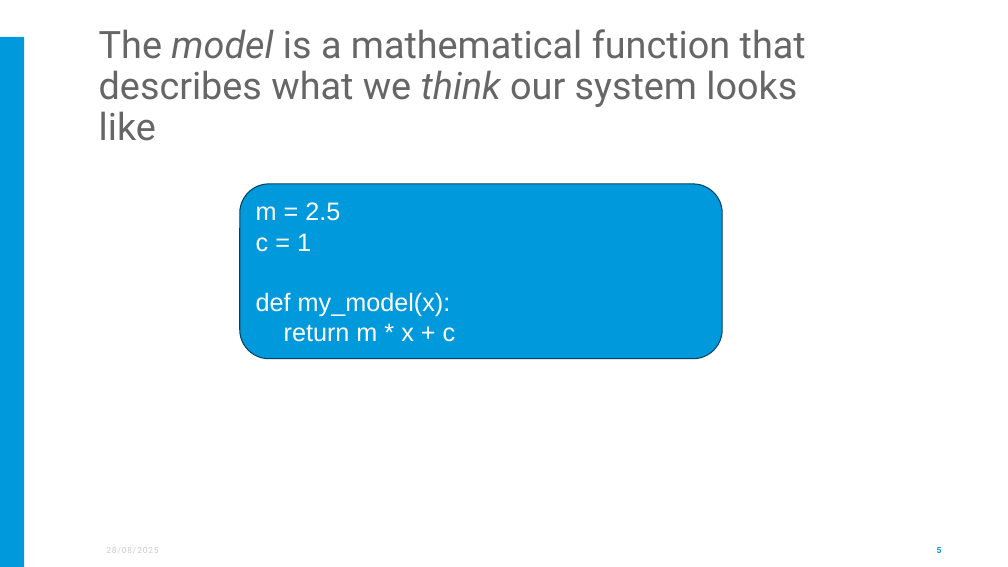
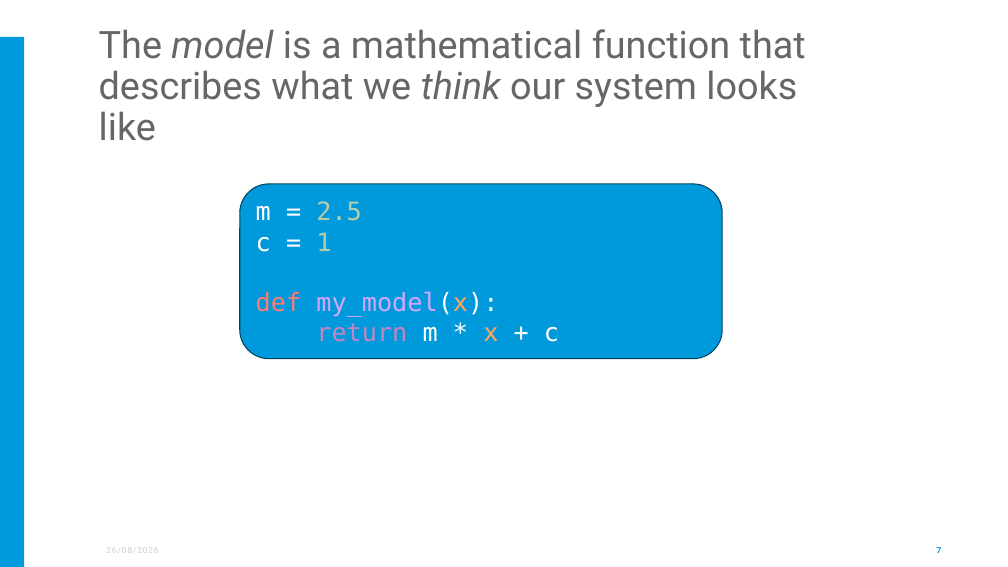
Before and after one commit to ess-dmsc-dram/dmsc-school, a slide deck: slide 7 of resources/Analysis_presentation.pptx (slide 5 before the commit). Drawn at 1008x567 pixels with LibreOffice and Linux fonts; fonts in the diff are those of the drawing; background and template pictures are left out. Boxes give left, top, right and bottom in pixels: in the first picture for what was removed or moved away, otherwise in the second. Text is boxed around its words. In the diff, an @@ line names an element or a change of style, - is before the commit and + after.

```diff
--- a/resources/Analysis_presentation.pptx
+++ b/resources/Analysis_presentation.pptx
@@ rounded rectangle "m = 2.5" at (x1=240, y1=184, x2=722, y2=358): font Arial to DejaVu Sans Mono; text colour #FFFFFF to #B5CEA8 in "2.5", "1"; text colour #FFFFFF to #FF7B72 in "def"; text colour #FFFFFF to #D2A8FF in "my_model(x):"; text colour #FFFFFF to #FFA657 in "my_model(x):", "x"; text colour #FFFFFF to #C586C0 in "return" @@
@@ page number at (x1=937, y1=547, x2=942, y2=553): text changed @@
-5
+7
```
Also in this commit, not shown: 22 other slides changed, 7 slides added, 4 slides removed.
